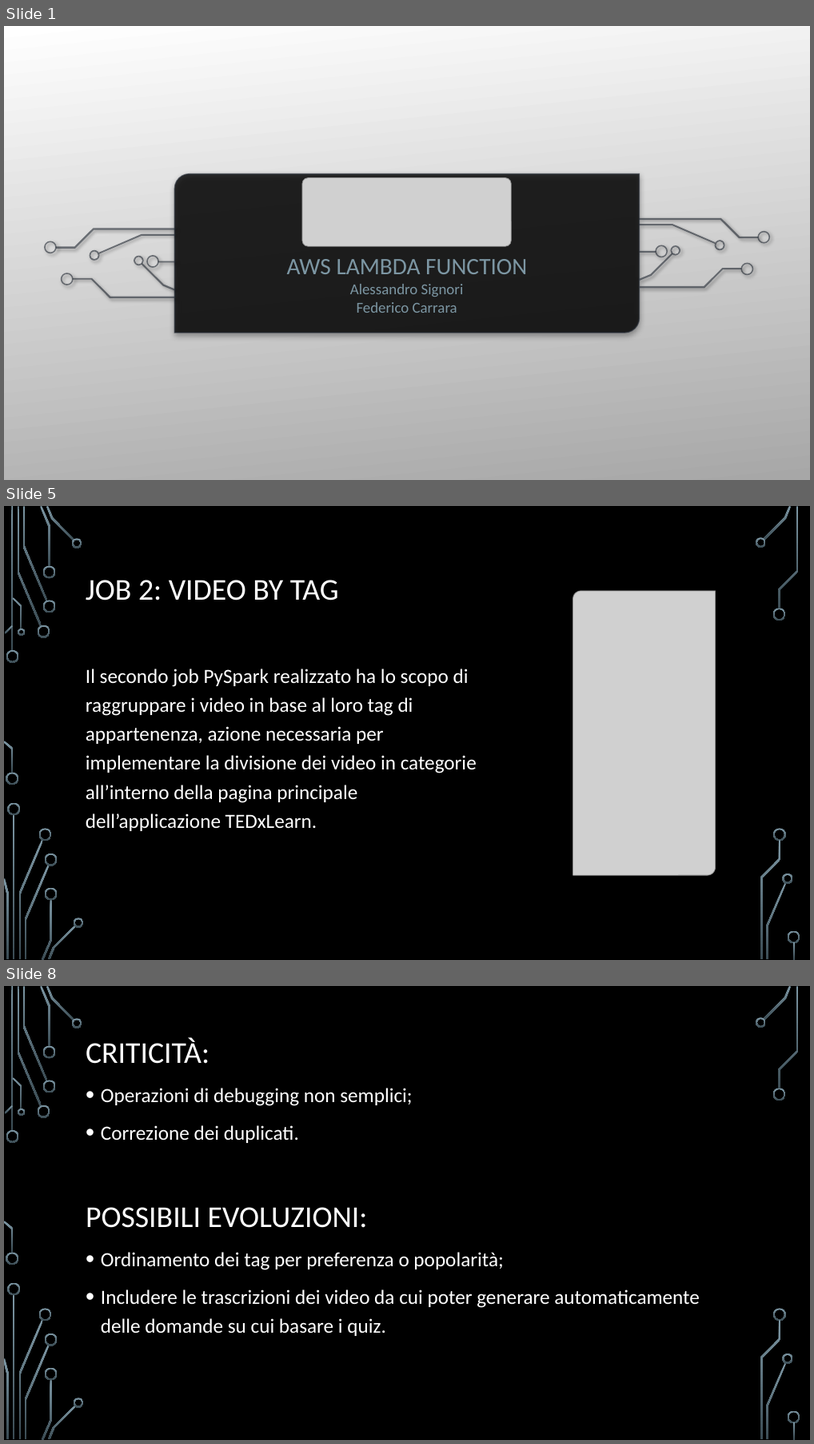
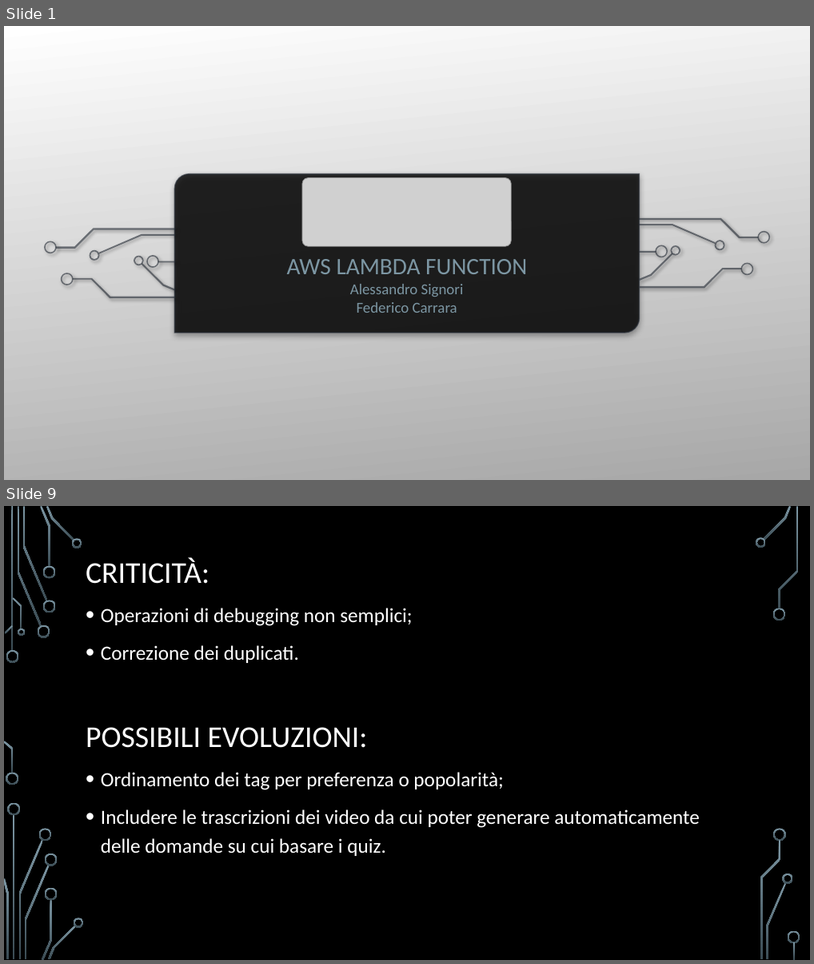
Before and after one commit to carraraFederico/TEDxLearn_ProgettoCloudMobile_2024, a slide deck: Presentazioni/TEDxLearn_part3.pptx. Shown one above the other, each under a label of ours: slides 1, 5 and 8 before the commit, slides 1 and 9 after it; the slides between them are not shown. The pictures are 814x1444 and 814x964 pixels, drawn with LibreOffice and Linux fonts; fonts in the diff are those of the drawing; grey boxes stand for pictures; background and template pictures are left out. Boxes give left, top, right and bottom in pixels: in the first picture for what was removed or moved away, otherwise in the second. Text is boxed around its words. In the diff, an @@ line names an element or a change of style, - is before the commit and + after.

```diff
--- a/Presentazioni/TEDxLearn_part3.pptx
+++ b/Presentazioni/TEDxLearn_part3.pptx
@@ slide 5 removed at (x1=4, y1=506, x2=810, y2=960), background picture (left out); not listed: 36 template elements that a slide beside it also shows @@
@@ title removed at (x1=86, y1=580, x2=339, y2=600) @@
-JOB 2: VIDEO BY TAG
@@ picture removed at (x1=574, y1=591, x2=715, y2=875) @@
@@ text removed at (x1=86, y1=668, x2=477, y2=831) @@
-Il secondo job PySpark realizzato ha lo scopo di raggruppare i video in base al loro tag di appartenenza, azione necessaria per implementare la divisione dei video in categorie all’interno della pagina principale dell’applicazione TEDxLearn.
@@ what was slide 8 is now slide 9 @@
```
Also in this commit, not shown: 4 slides changed, 3 slides added, 1 other slide removed, 1 other file.
